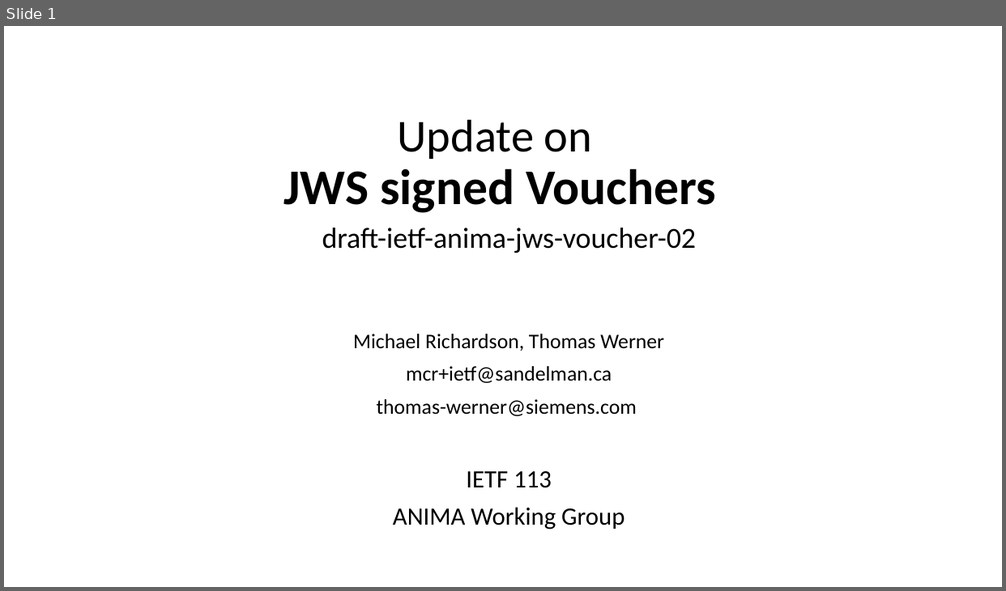
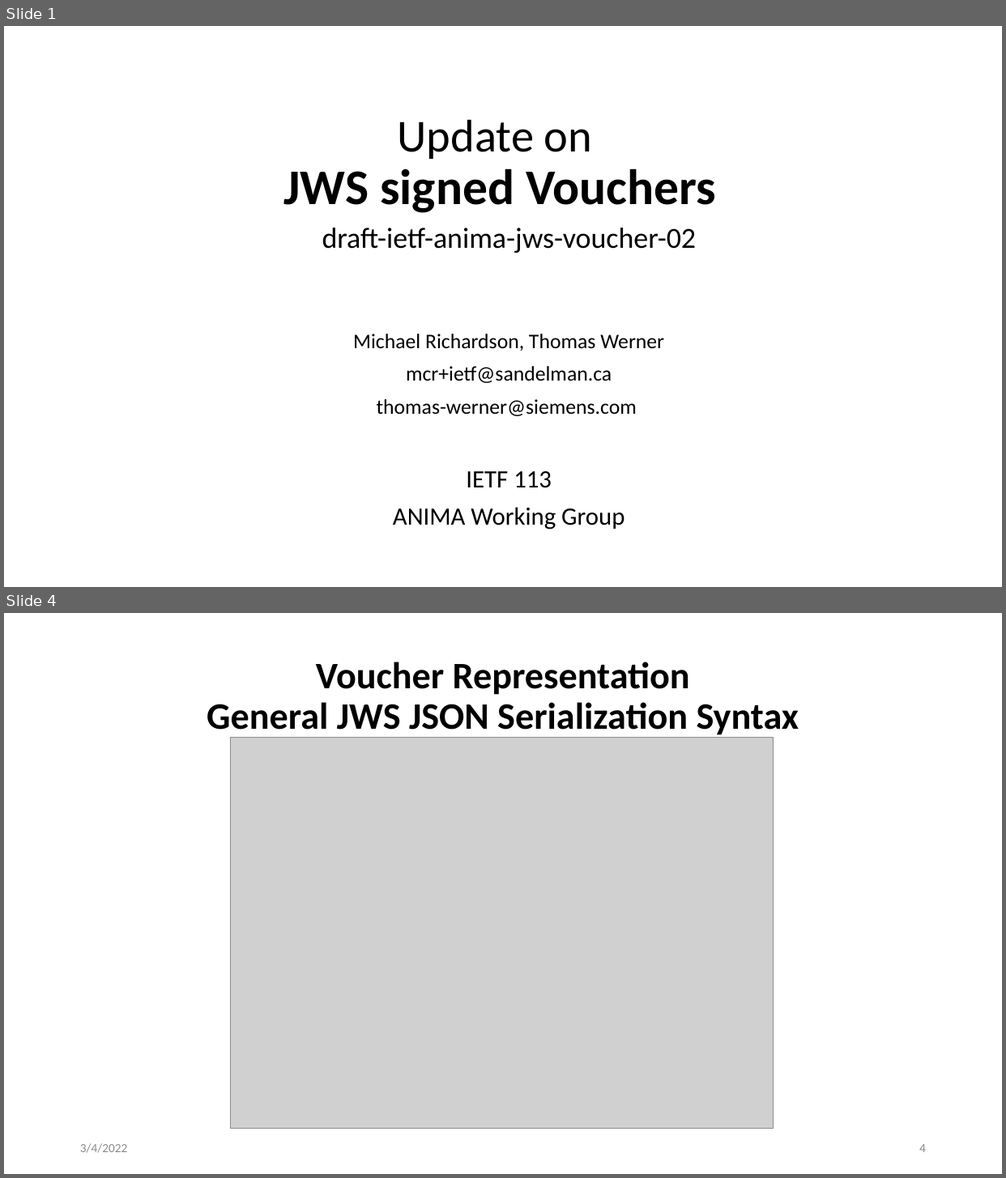
Before and after one commit to anima-wg/anima-jws-voucher, a slide deck: presentations/ietf113-anima-jws-voucher.pptx. Shown one above the other, each under a label of ours: slide 1 before the commit, slides 1 and 4 after it; the slides between them are not shown. The pictures are 1006x591 and 1006x1178 pixels, drawn with LibreOffice and Linux fonts; fonts in the diff are those of the drawing; grey boxes stand for pictures. Boxes give left, top, right and bottom in pixels: in the first picture for what was removed or moved away, otherwise in the second. Text is boxed around its words. In the diff, an @@ line names an element or a change of style, - is before the commit and + after.

Commit message:
added slide with picture: "Voucher Representation in General JWS JSON Serialization Syntax"

```diff
--- a/presentations/ietf113-anima-jws-voucher.pptx
+++ b/presentations/ietf113-anima-jws-voucher.pptx
@@ slide 4 added at box(4, 613, 1002, 1174), background #FFFFFF @@
@@ title added at box(206, 662, 799, 739), 36 pt, text #000000, bold @@
+Voucher Representation
+General JWS JSON Serialization Syntax
@@ picture added at box(230, 737, 773, 1129) @@
@@ text added at box(80, 1144, 128, 1153), 12 pt, text #8C8C8C @@
+3/4/2022
@@ page number added at box(919, 1144, 926, 1152), 12 pt, text #8C8C8C @@
+4
```
Also in this commit, not shown: 5 slides changed.
